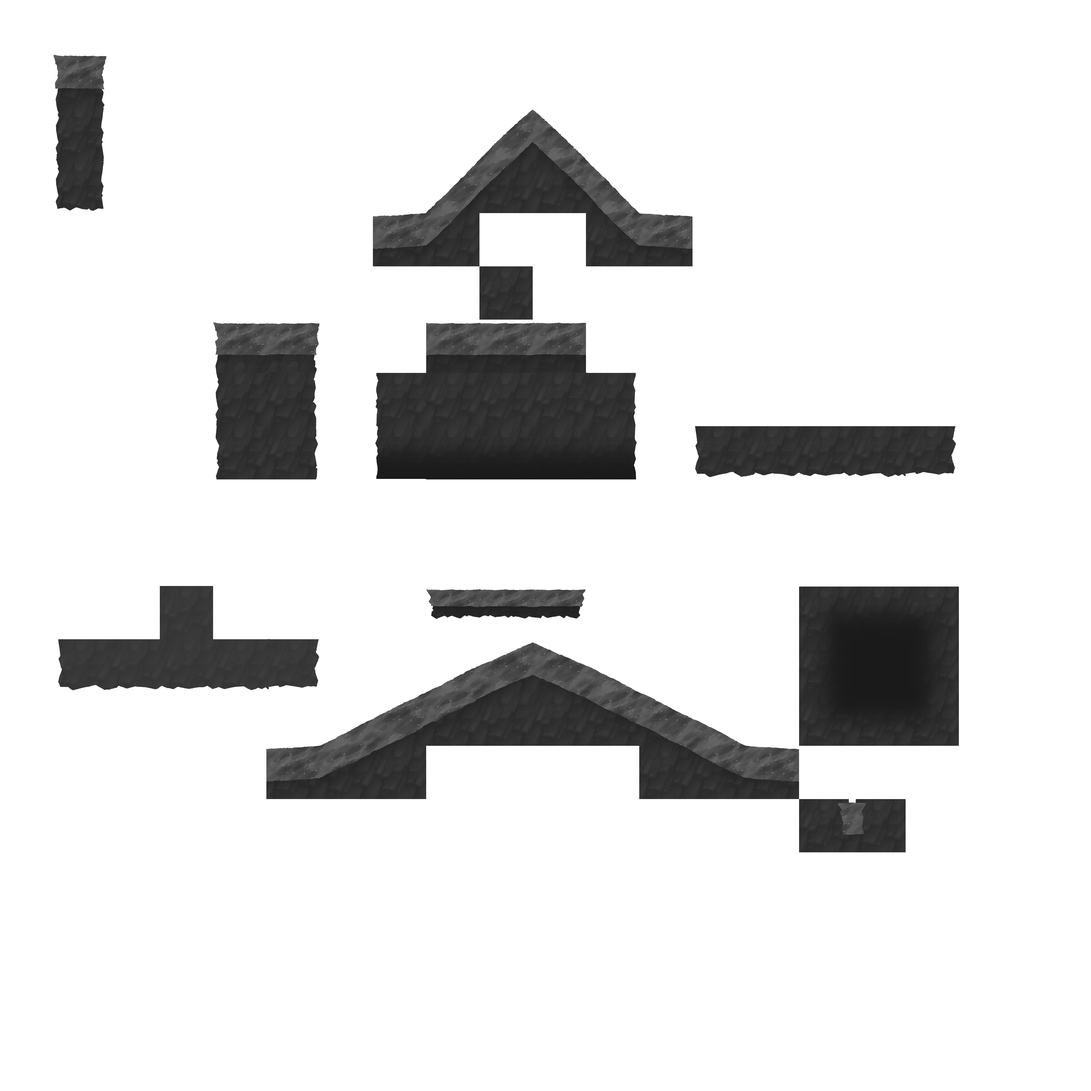
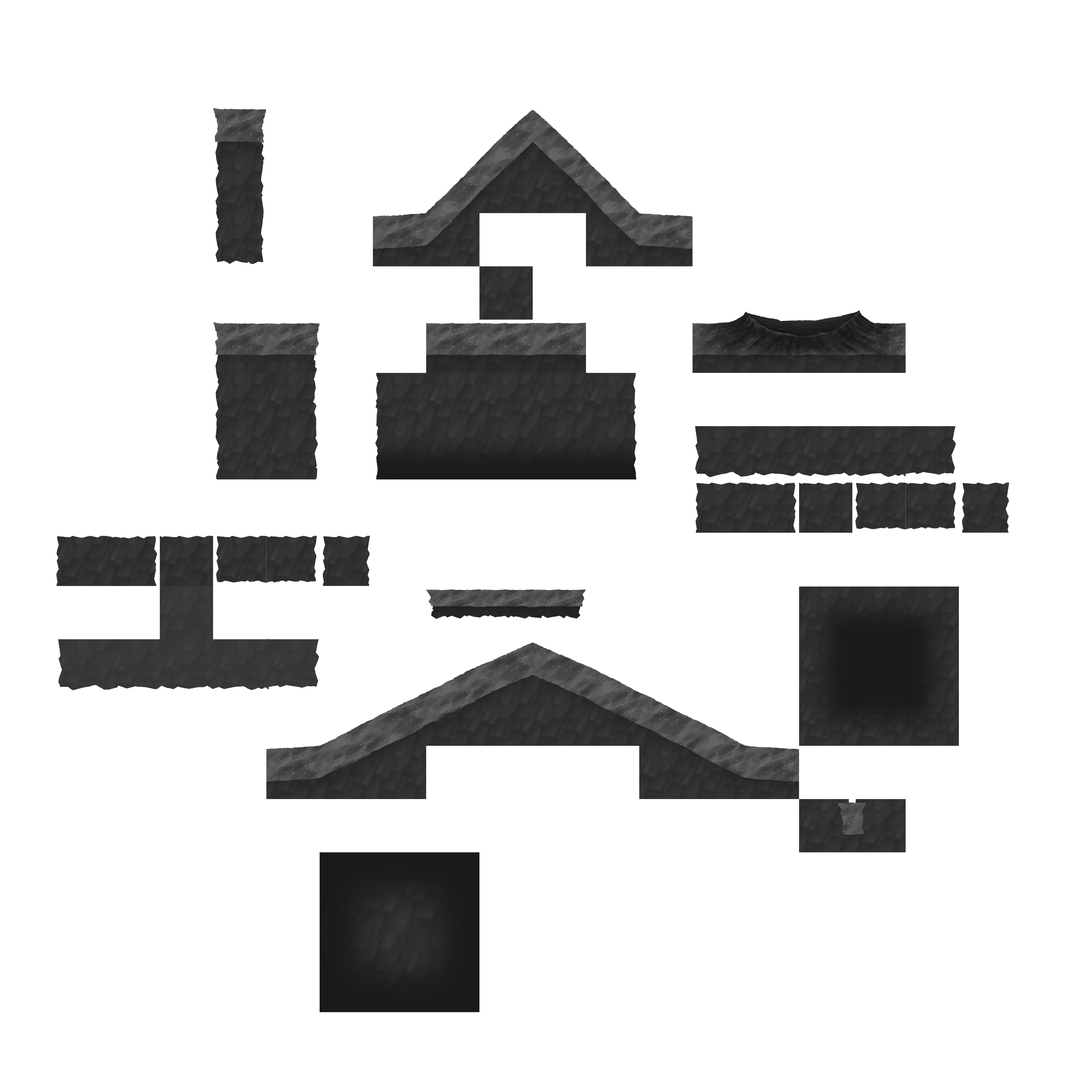
Before/after of a 1091px x 1091px layered artwork. What changed in the layer stack:
added layer "Terrain_Shaded_2" above "Layer 5" over (319, 852, 480, 1013)
renamed "edge_mid_left" to "Layer 5", painted on it over (53, 53, 957, 692)
renamed "Layer 3" to "Tiles", showed it, moved it below "Layer 5", painted on it over (213, 106, 1010, 691)
